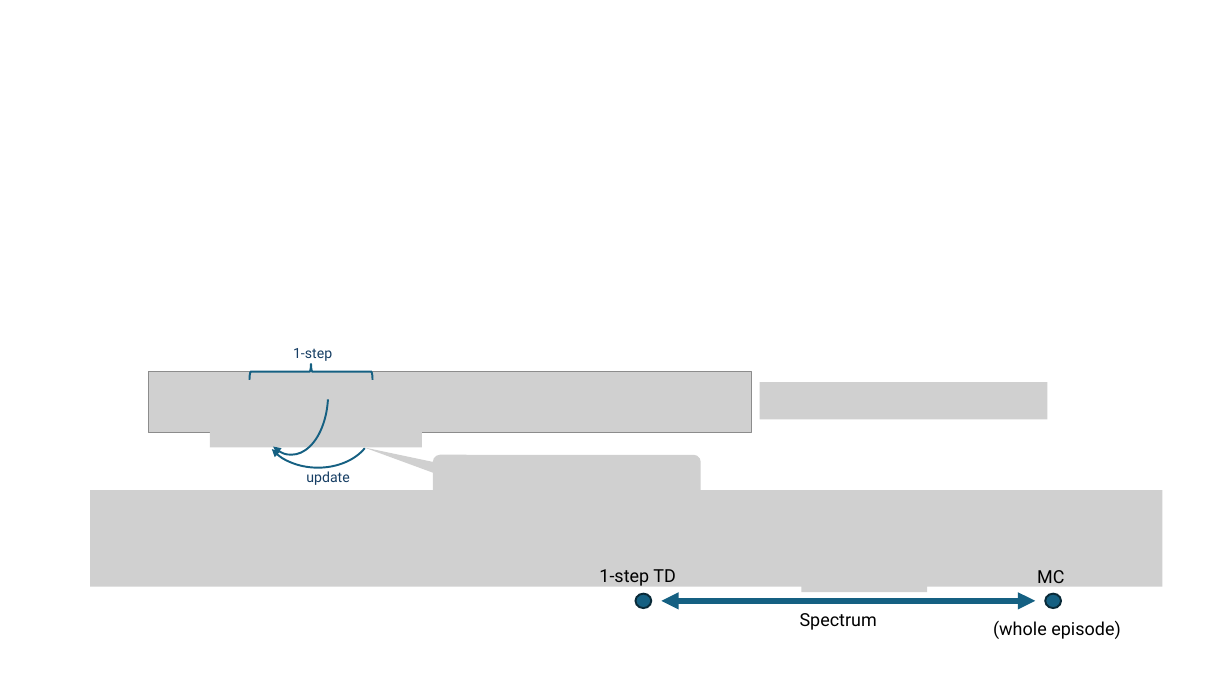
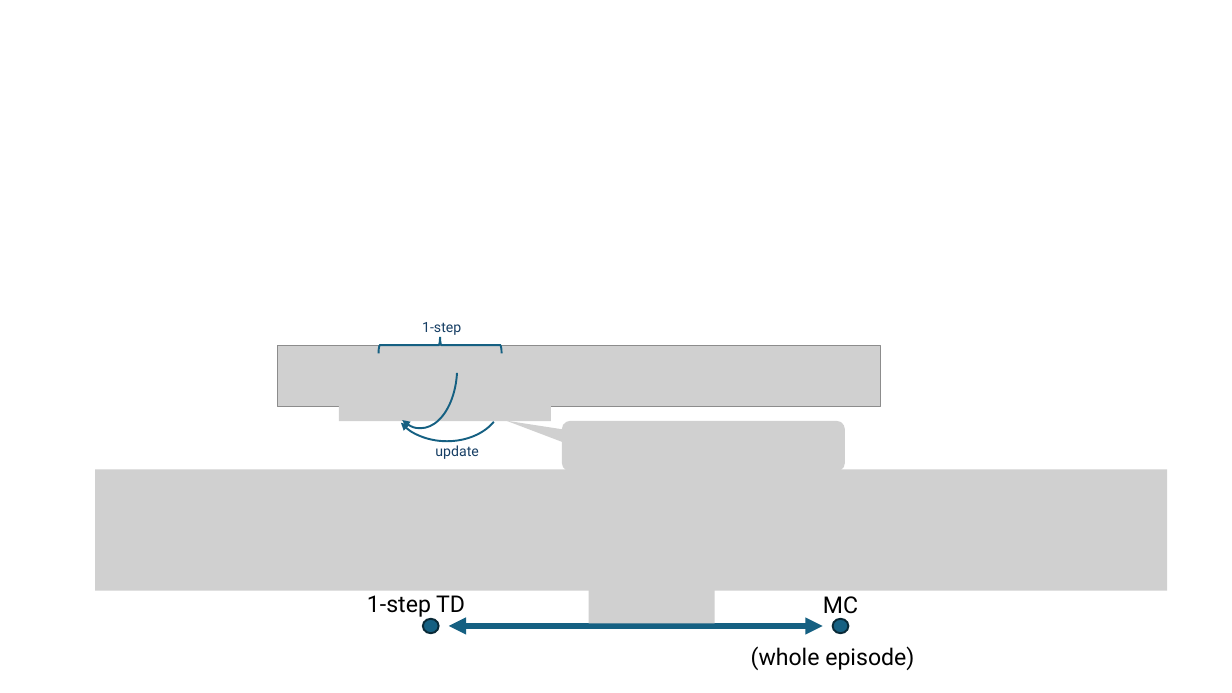
Before and after one commit to mhahsler/Introduction_to_Reinforcement_Learning, a slide deck: slide 4 of slides/Lecture_Chapter07.pptx. Drawn at 1232x693 pixels with LibreOffice and Linux fonts; fonts in the diff are those of the drawing; grey boxes stand for pictures. Boxes give left, top, right and bottom in pixels: in the first picture for what was removed or moved away, otherwise in the second. Text is boxed around its words. In the diff, an @@ line names an element or a change of style, - is before the commit and + after.

```diff
--- a/slides/Lecture_Chapter07.pptx
+++ b/slides/Lecture_Chapter07.pptx
@@ 3 pictures, 2 texts, 2 arc (boxed as its full ellipse)s, 1 right brace moved together from (x1=149, y1=333, x2=751, y2=485) to (x1=277, y1=306, x2=880, y2=459) @@
@@ picture removed at (x1=760, y1=383, x2=1048, y2=420) @@
@@ picture added at (x1=562, y1=421, x2=845, y2=471) @@
@@ picture resized from (x1=91, y1=491, x2=1163, y2=587) to (x1=95, y1=470, x2=1167, y2=591) @@
@@ picture removed at (x1=433, y1=455, x2=701, y2=498) @@
@@ picture removed at (x1=801, y1=561, x2=927, y2=592) @@
@@ size 14 to 18 pt in 3 elements at (x1=823, y1=596, x2=858, y2=619), (x1=751, y1=646, x2=914, y2=670), (x1=367, y1=595, x2=465, y2=617) @@
@@ text "1-step TD" moved from (x1=599, y1=569, x2=676, y2=586) to (x1=367, y1=595, x2=465, y2=617) @@
@@ picture added at (x1=589, y1=586, x2=714, y2=623) @@
@@ text "MC" moved from (x1=1037, y1=570, x2=1064, y2=589) to (x1=823, y1=596, x2=858, y2=619) @@
@@ ellipse moved from (x1=636, y1=593, x2=652, y2=608) to (x1=423, y1=619, x2=439, y2=634) @@
@@ double arrow moved from (662, 601) - (1035, 601) to (449, 626) - (823, 626) @@
@@ text removed at (x1=800, y1=613, x2=877, y2=630) @@
-Spectrum
@@ ellipse moved from (x1=1045, y1=593, x2=1061, y2=608) to (x1=833, y1=619, x2=848, y2=634) @@
@@ text "(whole episode)" moved from (x1=993, y1=621, x2=1121, y2=639) to (x1=751, y1=646, x2=914, y2=670) @@
```
Also in this commit, not shown: 1 other file.
